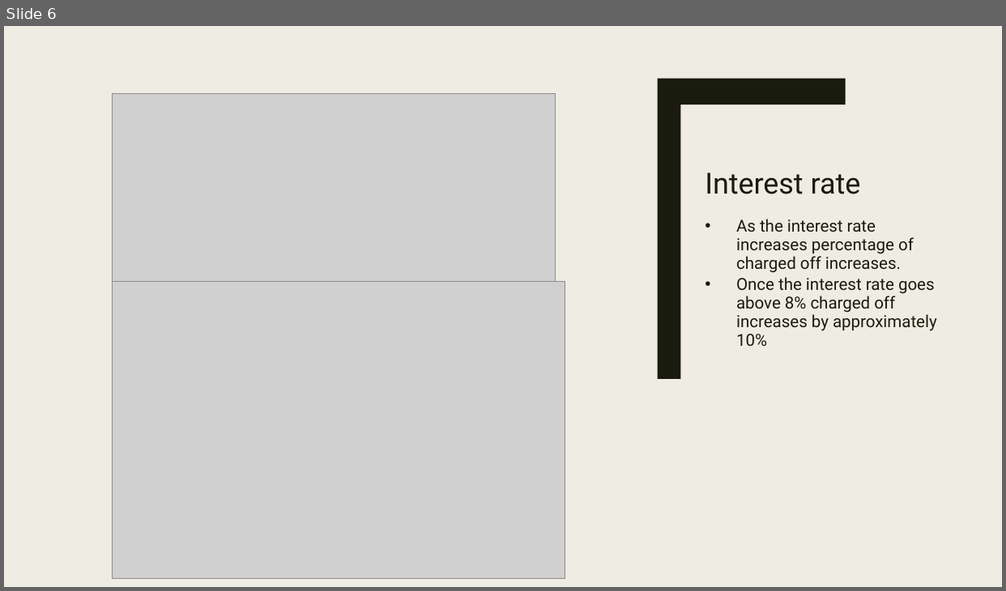
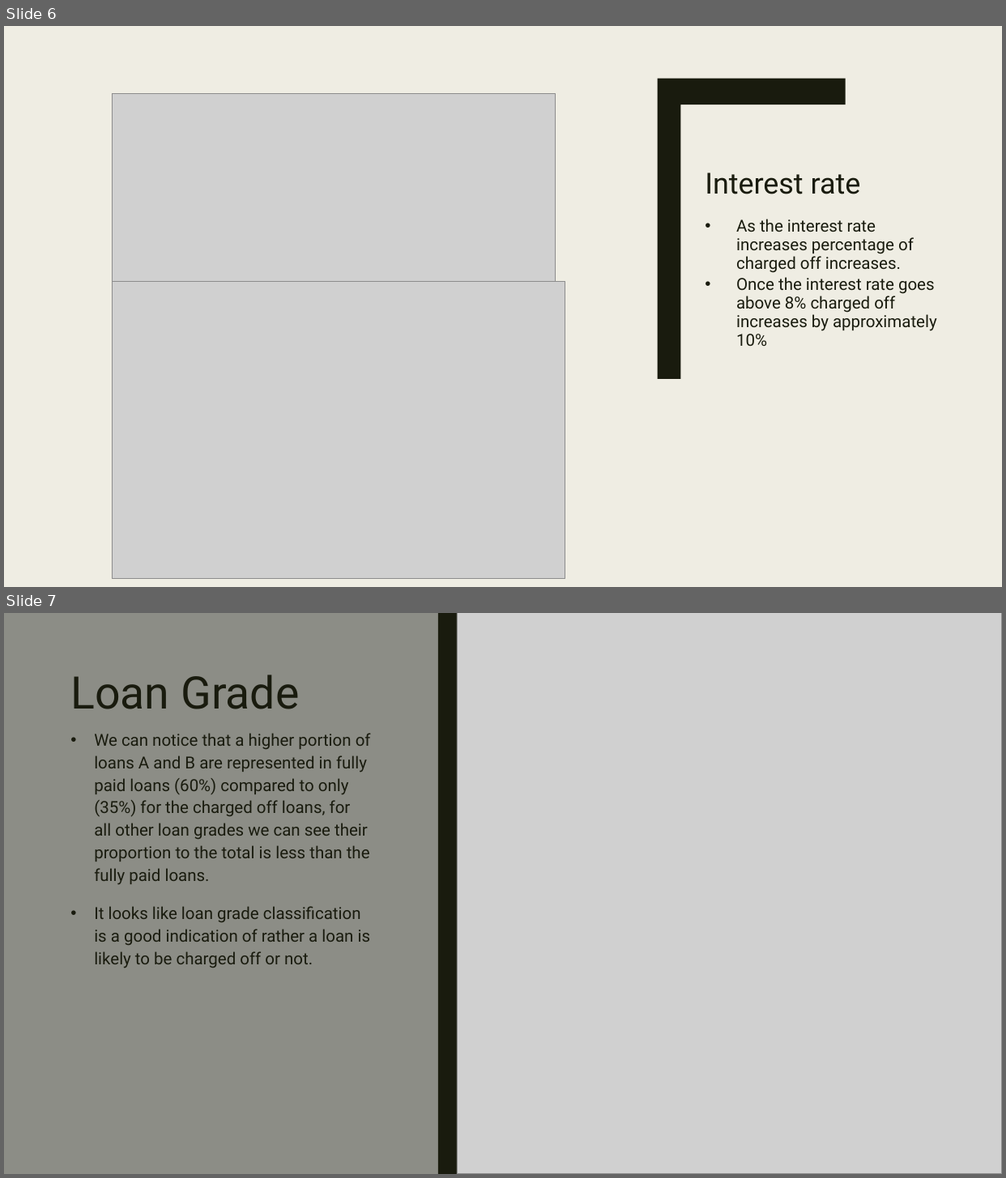
Before and after one commit to npalupunoori/LendingClubCaseStudy, a slide deck: LendingClubCaseStudy.pptx. Shown one above the other, each under a label of ours: slide 6 before the commit, slides 6 and 7 after it. The pictures are 1006x591 and 1006x1178 pixels, drawn with LibreOffice and Linux fonts; fonts in the diff are those of the drawing; grey boxes stand for pictures. Boxes give left, top, right and bottom in pixels: in the first picture for what was removed or moved away, otherwise in the second. Text is boxed around its words. In the diff, an @@ line names an element or a change of style, - is before the commit and + after.

```diff
--- a/LendingClubCaseStudy.pptx
+++ b/LendingClubCaseStudy.pptx
@@ slide 7 added at box(4, 613, 1002, 1174), background #EFEDE3; not listed: 2 template elements that a slide beside it also shows @@
@@ picture added at box(457, 613, 1002, 1174) @@
@@ title added at box(70, 675, 299, 709), 43.2 pt, text #191B0E @@
+Loan Grade
@@ text added at box(94, 733, 371, 968), 16 pt, text #191B0E @@
+• We can notice that a higher portion of loans A and B are represented in fully paid loans (60%) compared to only (35%) for the charged off loans, for all other loan grades we can see their proportion to the total is less than the fully paid loans.
+• It looks like loan grade classification is a good indication of rather a loan is likely to be charged off or not.
```
Also in this commit, not shown: 1 slide changed, 3 other slides added, 1 other file.
